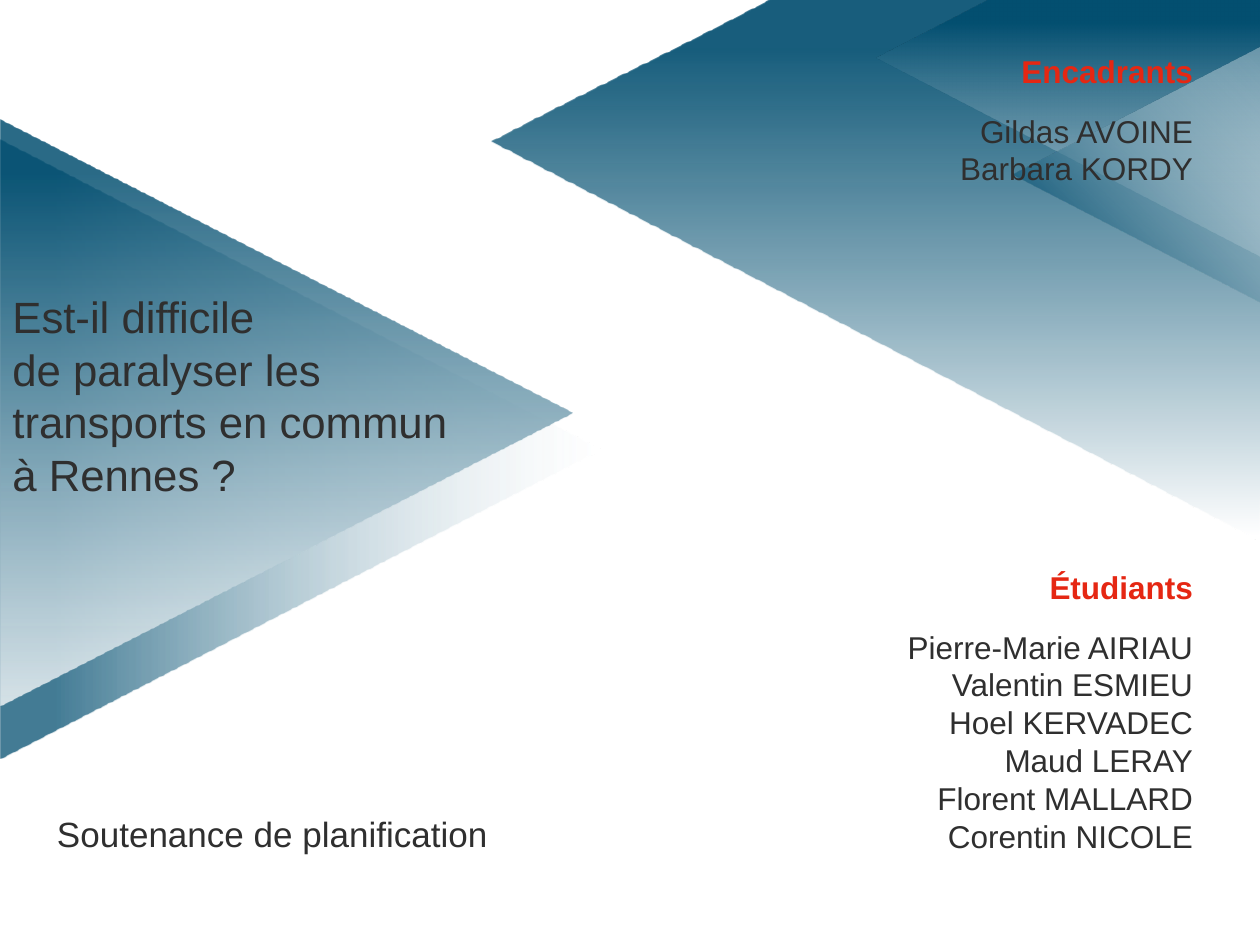
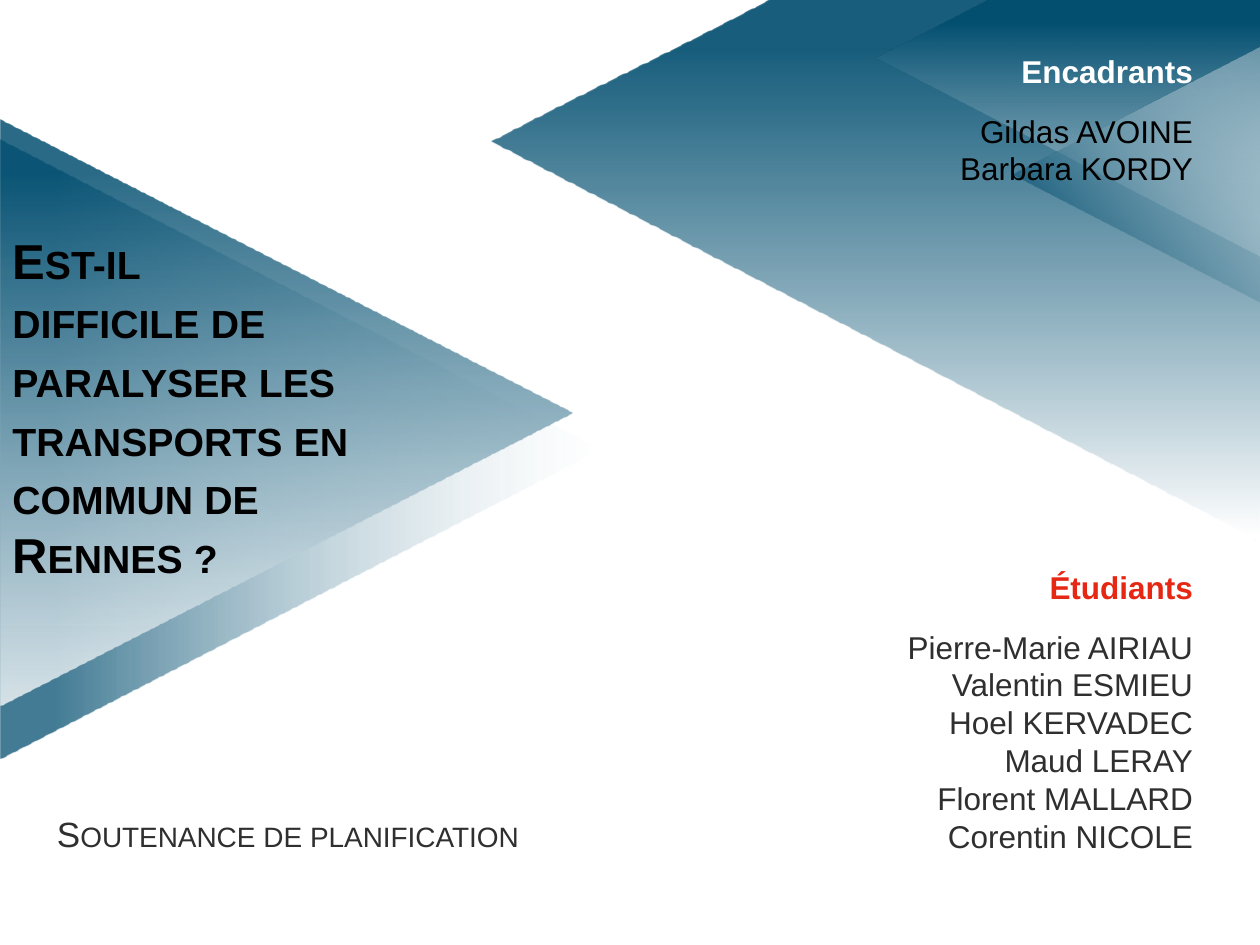
Before and after one commit to HKervadec/korrigolo, a slide deck: slide 1 of soutenances/planification/soutenance_planification.pptx. Drawn at 1260x945 pixels with LibreOffice and Linux fonts; fonts in the diff are those of the drawing; background and template pictures are left out. Boxes give left, top, right and bottom in pixels: in the first picture for what was removed or moved away, otherwise in the second. Text is boxed around its words. In the diff, an @@ line names an element or a change of style, - is before the commit and + after.

Commit message:
ajout logo dans soutenance planif

```diff
--- a/soutenances/planification/soutenance_planification.pptx
+++ b/soutenances/planification/soutenance_planification.pptx
@@ text "Encadrants" at (1021,60,1192,89): text colour #E52713 to #FFFFFF @@
@@ text "Gildas AVOINE" at (960,120,1193,181): text colour #2F2F2F to #000000 @@
@@ text at (12,251,348,515): text changed; size 25 to 28 pt; text colour #2F2F2F to #000000; bold on @@
-Est-il difficile
-de paralyser les
-transports en commun
-à Rennes ?
+Est-il
+difficile de
+paralyser les
+transports en
+commun de
+Rennes ?
@@ text "Soutenance de planification" at (263,827,519,848): small capitals on @@
```
Also in this commit, not shown: 20 other slides changed, 2 slides added, 2 slides removed, 2 other files.
